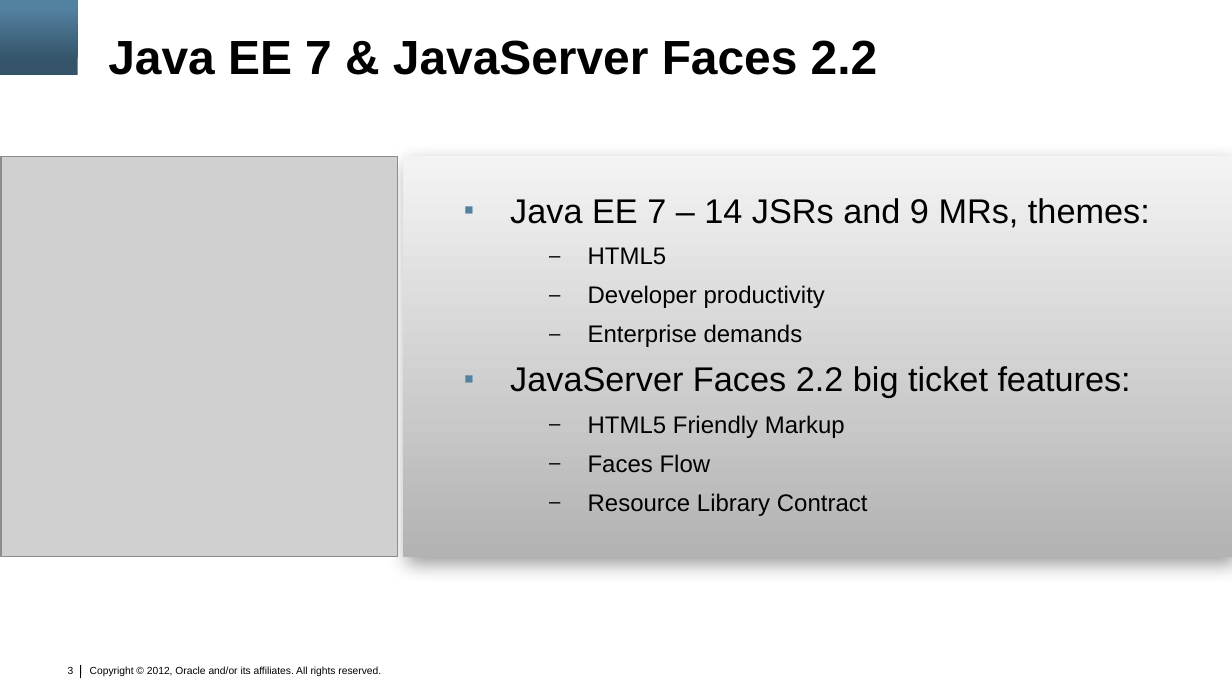
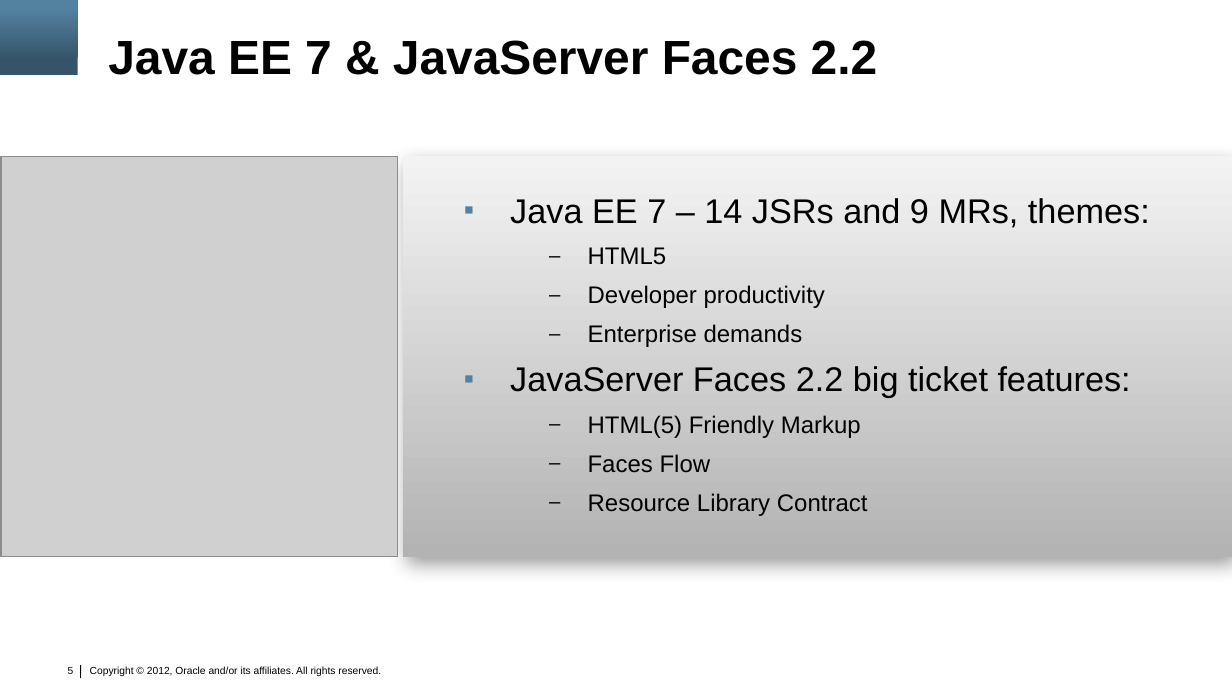
Before and after one commit to marfous/j1demo-pf, a slide deck: slide 5 of con3638.pptx (slide 3 before the commit). Drawn at 1232x693 pixels with LibreOffice and Linux fonts; fonts in the diff are those of the drawing; grey boxes stand for pictures; background and template pictures are left out. Boxes give left, top, right and bottom in pixels: in the first picture for what was removed or moved away, otherwise in the second. Text is boxed around its words. In the diff, an @@ line names an element or a change of style, - is before the commit and + after.

```diff
--- a/con3638.pptx
+++ b/con3638.pptx
@@ text at (588, 415, 861, 438): text changed @@
-  – HTML5 Friendly Markup
+  – HTML(5) Friendly Markup
@@ page number at (68, 667, 74, 674): text changed @@
-3
+5
```
Also in this commit, not shown: 4 other slides changed, 2 slides added.
